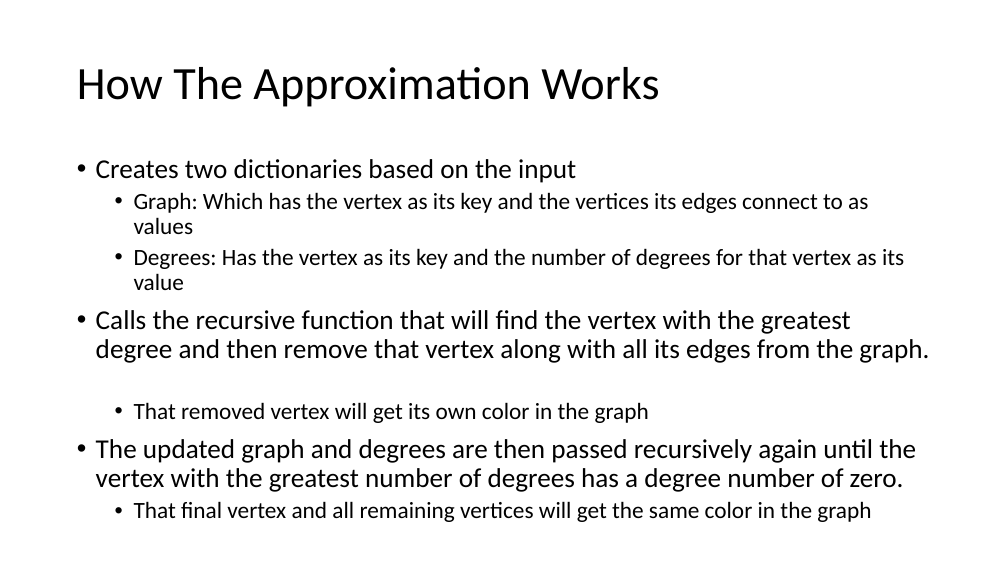
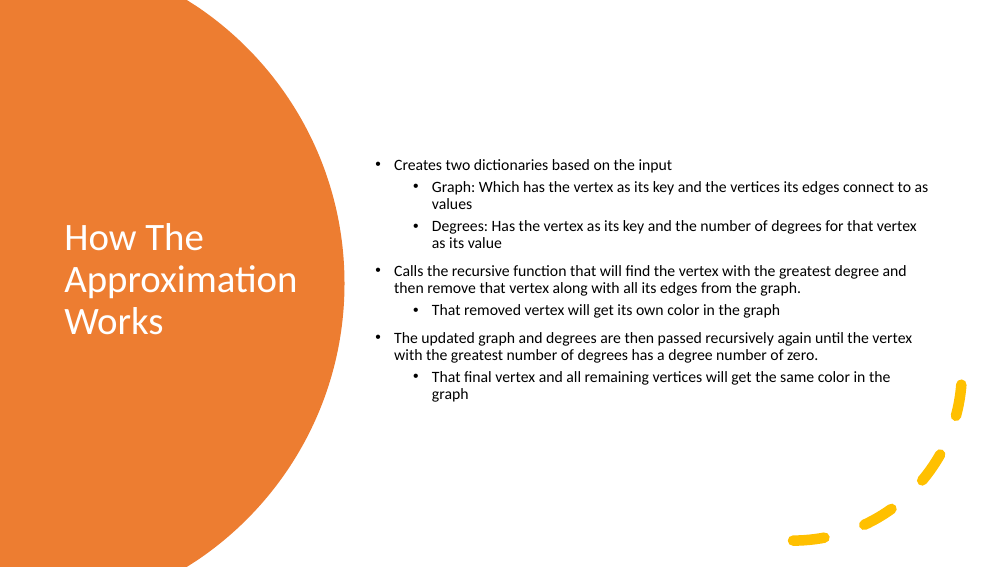
Before and after one commit to smit36jm/CS412-NP_COMPLETE, a slide deck: slide 2 of presentations/Approx Presentation.pptx. Drawn at 1008x567 pixels with LibreOffice and Linux fonts; fonts in the diff are those of the drawing. Boxes give left, top, right and bottom in pixels: in the first picture for what was removed or moved away, otherwise in the second. Text is boxed around its words. In the diff, an @@ line names an element or a change of style, - is before the commit and + after.

Commit message:
Approx Presentation Done

```diff
--- a/presentations/Approx Presentation.pptx
+++ b/presentations/Approx Presentation.pptx
@@ freeform shape added at bbox=[0, 0, 345, 567], fill #ED7D31 @@
@@ text "Creates two dictionaries based on ...": place and size @@
-text "Creates two dictionaries based on ..." at bbox=[96, 159, 929, 522]
+text "Creates two dictionaries based on ..." at bbox=[394, 159, 929, 402]
@@ text "Creates two dictionaries based on ..." at bbox=[394, 159, 929, 402]: size 25.9 to 15 pt in "Creates two dictionaries based on the input", "Calls the recursive function that will find ...", "The updated graph and degrees are then ..."; size 22.2 to 15 pt in "Graph: Which has the vertex as its ...", "Degrees: Has the vertex as its key ...", "That removed vertex will get its own ...", "That final vertex and all remaining vertices ..."; vertical alignment top to middle @@
@@ title "How The Approximation Works": place and size @@
-title "How The Approximation Works" at bbox=[77, 67, 659, 107]
+title "How The Approximation Works" at bbox=[64, 223, 297, 335]
@@ title "How The Approximation Works" at bbox=[64, 223, 297, 335]: size 44 to 37 pt, text colour #000000 to #FFFFFF @@
@@ arc (boxed as its full ellipse) added at bbox=[625, 203, 963, 541], outline #FFC000 10 pt dashed @@
```
Also in this commit, not shown: 4 other slides changed.
